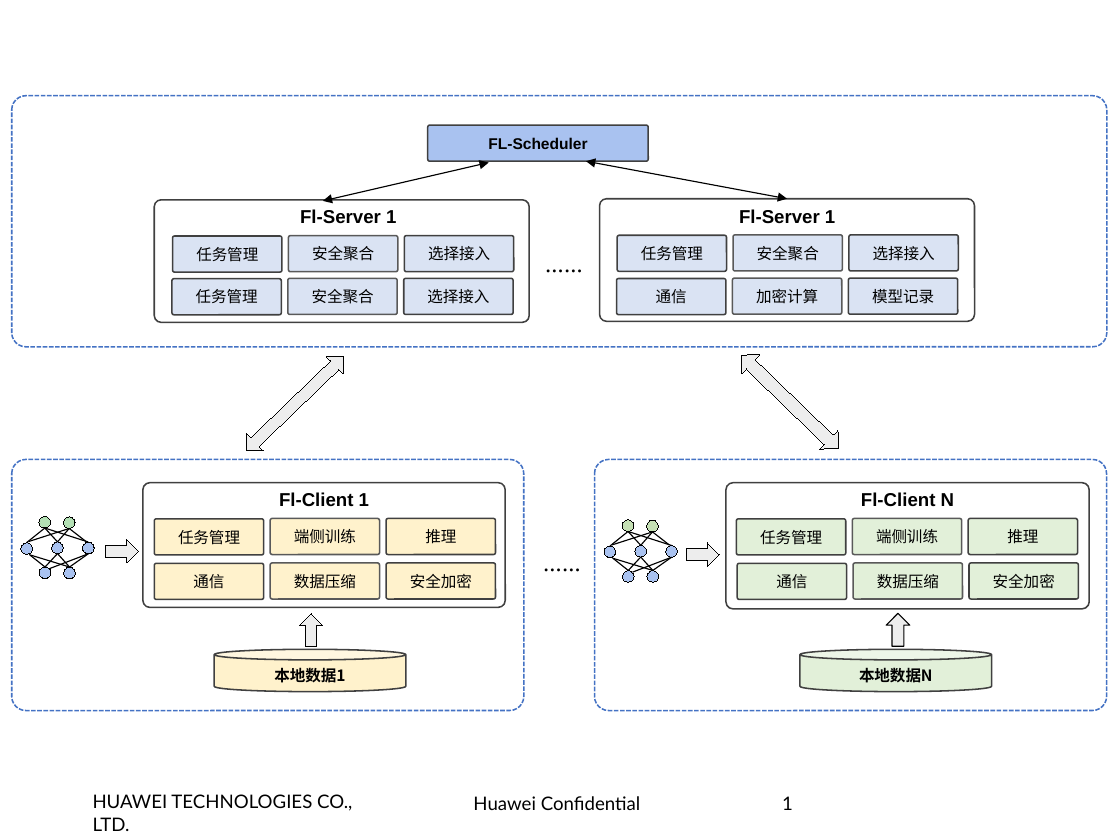
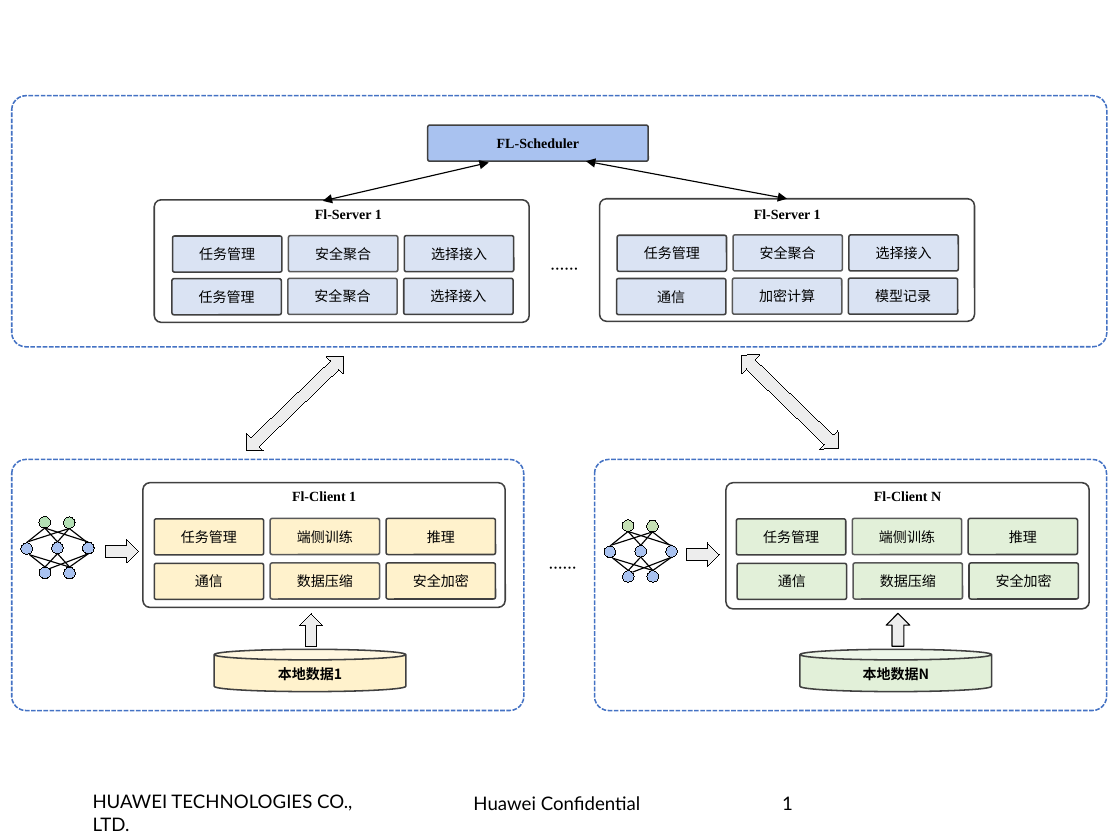
Before and after one commit to openmlsys/openmlsys-zh, a slide deck: slide 1 of info/Pic-Instruction/Pic_Templates_and_Samples.pptx. Drawn at 1120x840 pixels with LibreOffice and Linux fonts; fonts in the diff are those of the drawing; background and template pictures are left out. Boxes give left, top, right and bottom in pixels: in the first picture for what was removed or moved away, otherwise in the second. Text is boxed around its words. In the diff, an @@ line names an element or a change of style, - is before the commit and + after.

Commit message:
Modified font in pic template
Modified font in pic template, under the  Pic -> Instruction

```diff
--- a/info/Pic-Instruction/Pic_Templates_and_Samples.pptx
+++ b/info/Pic-Instruction/Pic_Templates_and_Samples.pptx
@@ rounded rectangle "FL-Scheduler" at <box>428,125,648,161</box>: size 10 to 9 pt, font Arial to Times New Roman @@
@@ size 12 to 9 pt, font Arial to Times New Roman in 4 elements at <box>292,491,356,501</box>, <box>315,209,382,219</box>, <box>874,491,941,501</box>, <box>754,209,821,219</box> @@
@@ text "……" at <box>533,254,595,282</box>: size 12 to 9 pt @@
@@ size 10 to 9 pt in 26 elements at <box>172,236,282,272</box>, <box>289,235,399,271</box>, <box>404,235,514,271</box>, <box>172,279,282,315</box>, <box>288,278,398,314</box>, <box>403,278,513,314</box>, <box>155,519,264,554</box>, <box>270,519,380,554</box>, <box>386,519,496,554</box>, <box>155,563,264,599</box>, <box>270,563,380,599</box>, <box>386,563,496,599</box>, <box>736,519,846,554</box>, <box>852,519,962,554</box>, <box>968,519,1077,554</box>, <box>737,563,847,599</box>, <box>853,563,963,599</box>, <box>969,563,1079,599</box>, <box>214,650,405,692</box>, <box>800,650,991,692</box>, <box>617,235,727,271</box>, <box>732,235,842,271</box>, <box>849,235,959,271</box>, <box>616,279,726,315</box>, <box>732,278,842,314</box>, <box>848,278,958,314</box> @@
@@ text "……" at <box>532,553,594,581</box>: size 12 to 9 pt @@
```
Also in this commit, not shown: 1 other slide changed.
